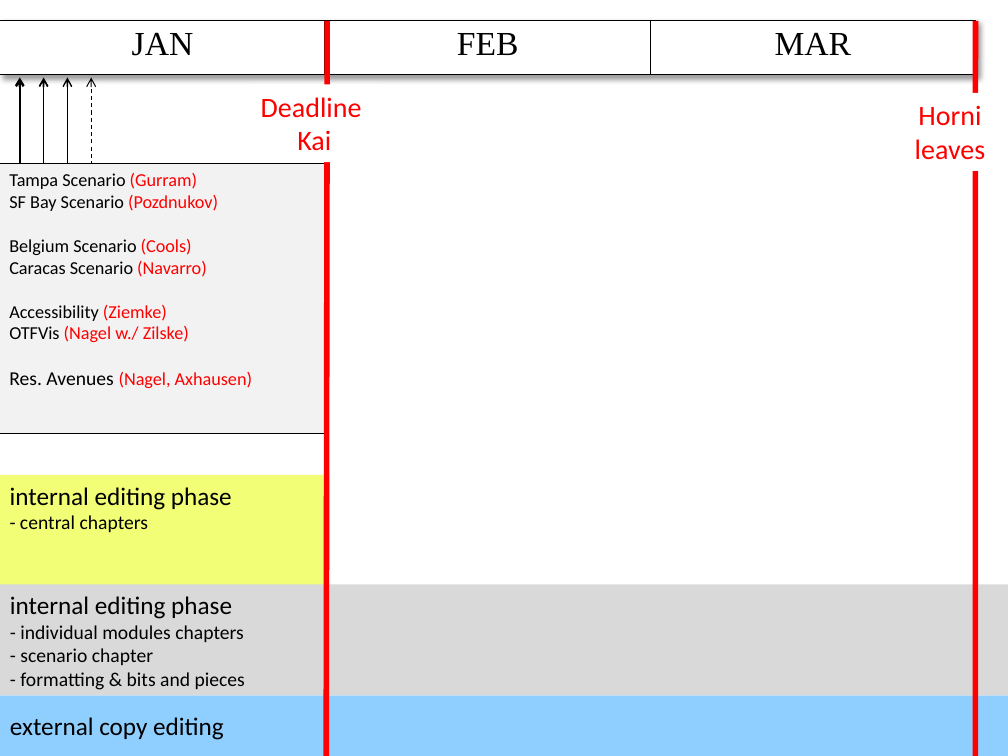
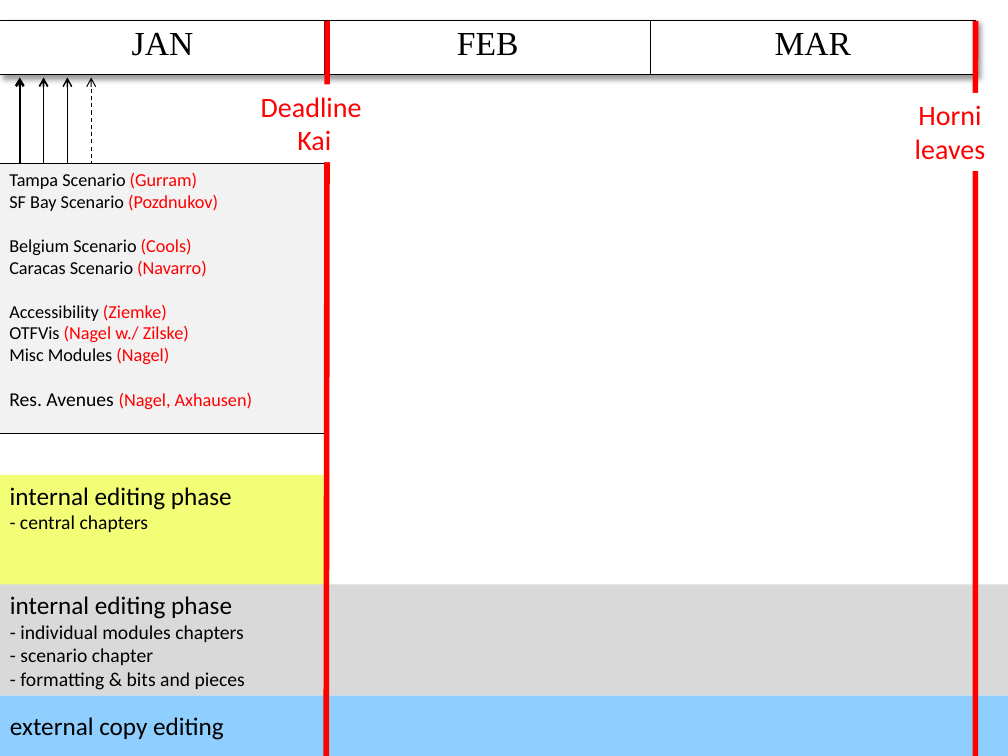
Before and after one commit to sashigurram/book, a slide deck: slide 1 of admin/timeline.pptx. Drawn at 1008x756 pixels with LibreOffice and Linux fonts; fonts in the diff are those of the drawing. Boxes give left, top, right and bottom in pixels: in the first picture for what was removed or moved away, otherwise in the second. Text is boxed around its words. In the diff, an @@ line names an element or a change of style, - is before the commit and + after.

```diff
--- a/admin/timeline.pptx
+++ b/admin/timeline.pptx
@@ text in rectangle at box(9, 348, 169, 364): paragraph added @@
+Misc Modules (Nagel)
```
